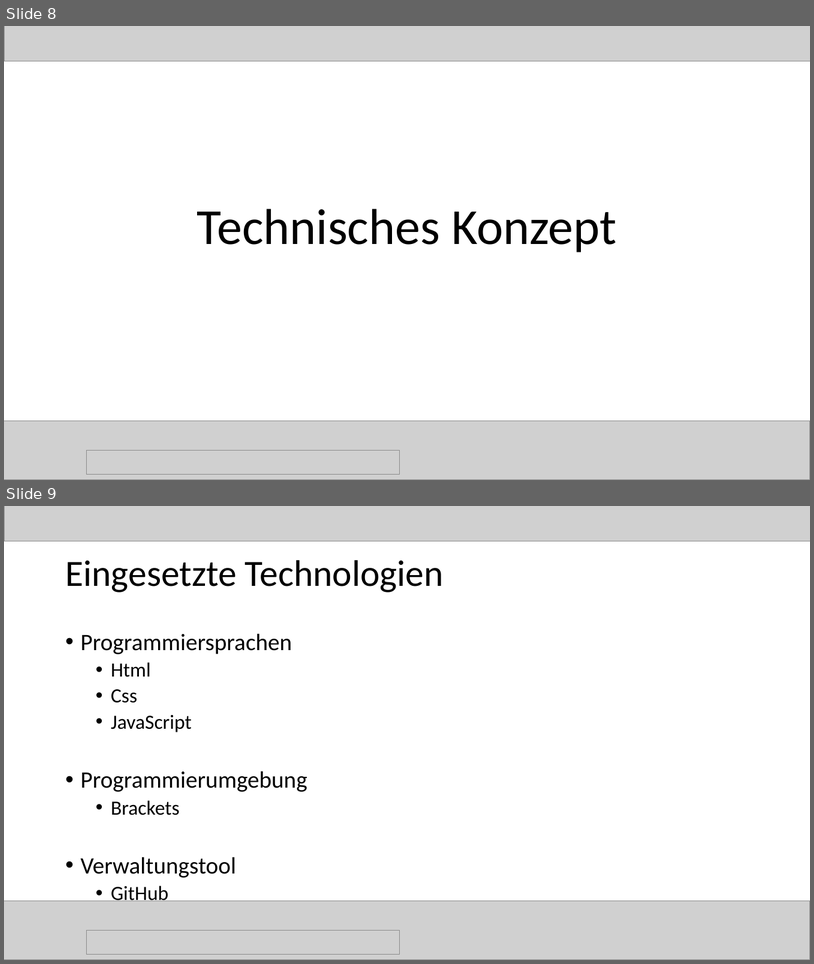
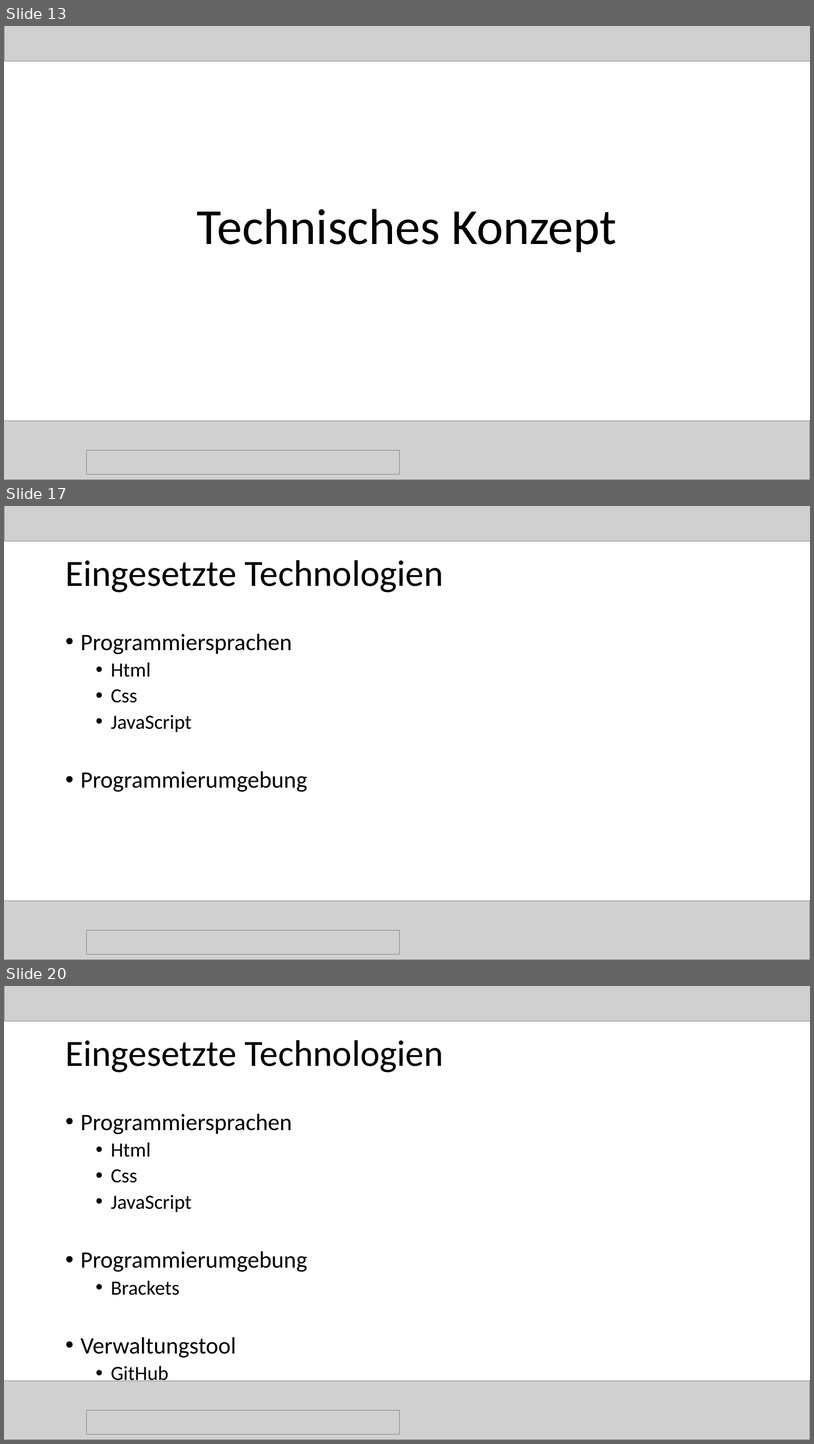
Before and after one commit to magharmi/StudentenFuerStudenten, a slide deck: websitePPneu.pptx. Shown one above the other, each under a label of ours: slides 8 and 9 before the commit, slides 13, 17 and 20 after it; the slides between them are not shown. The pictures are 814x964 and 814x1444 pixels, drawn with LibreOffice and Linux fonts; fonts in the diff are those of the drawing; grey boxes stand for pictures. Boxes give left, top, right and bottom in pixels: in the first picture for what was removed or moved away, otherwise in the second. Text is boxed around its words. In the diff, an @@ line names an element or a change of style, - is before the commit and + after.

```diff
--- a/websitePPneu.pptx
+++ b/websitePPneu.pptx
@@ slide 17 added at box(4, 506, 810, 960), background #FFFFFF @@
@@ picture added at box(4, 506, 810, 541) @@
@@ title added at box(65, 560, 444, 592), 44 pt, text #000000 @@
+Eingesetzte Technologien
@@ text added at box(81, 633, 308, 792), 28 pt, text #000000 @@
+• Programmiersprachen
+  • Html
+  • Css
+  • JavaScript
+• Programmierumgebung
@@ picture added at box(4, 900, 810, 960) @@
@@ picture added at box(86, 930, 399, 954) @@
@@ what was slide 8 is now slide 13 @@
@@ what was slide 9 is now slide 20 @@
```
Also in this commit, not shown: 1 slide changed, 28 other slides added.
